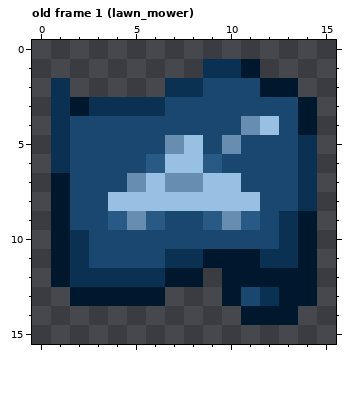
Pixel-art file -- textures/aseprites/blueprint.ase. The picture above is the old version.
16x16 pixels, 1 frame. Shown: old frame 1 (lawn_mower).
Once edited:
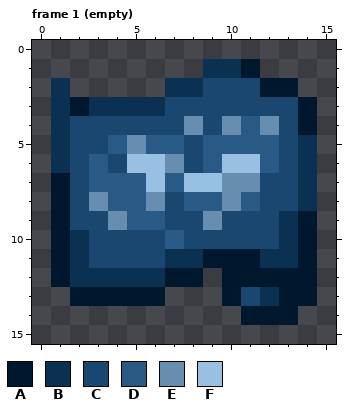
Palette (. is transparent): A #00182d  B #0b3152  C #19476f  D #285a85  E #678eb0  F #98c0e3
A new or re-ordered frame is compared with the old frame closest to it.
What changed:
frames 1 -> 2
Frame 1 (empty) is new; against old frame 1 (lawn_mower), layer "icon":
Colour D gives way to colour C in row 9 at x 11.
Colour E gives way to colour C in row 9 at x 10.
Colour F gives way to colour C in rows 5 to 6 at x 8; in row 8 at x 7.
Colour C gives way to colour D in row 5 at x 4, 6, 9 and 11 to 12; in row 6 at x 3 and 12; in row 7 at x 3 to 4; in row 10 at x 7.
Colour E gives way to colour D in row 4 at x 11; in row 5 at x 7 and 10; in row 7 at x 5 and 7; in row 9 at x 5.
Colour F gives way to colour D in row 8 at x 4 to 5, 8 to 9 and 11.
Colour C gives way to colour E in row 4 at x 8 and 10; in row 5 at x 5; in row 7 at x 11; in row 8 at x 3.
Colour D gives way to colour E in row 9 at x 4 and 9.
Colour F gives way to colour E in row 4 at x 12; in row 6 at x 7; in row 7 at x 10; in row 8 at x 6 and 10.
Colour C gives way to colour F in row 6 at x 5 and 10 to 11.
Colour D gives way to colour F in row 6 at x 6.
Colour E gives way to colour F in row 7 at x 8.
